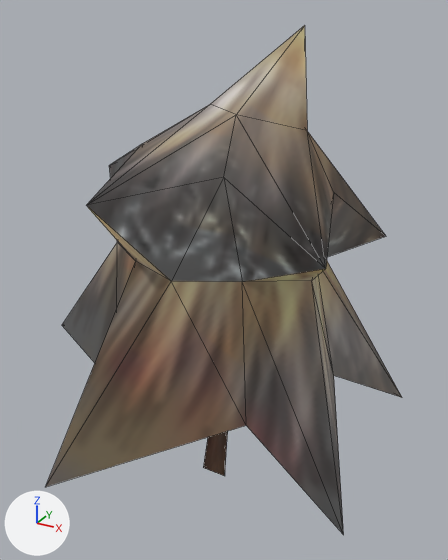
The FBX model Proyecto_Unity/Assets/Models/Plantas/Pinos Arbol 04.fbx as it was, and as the next commit left it.
One viewpoint serves both versions: a 50 mm lens placed at (0.0417, -0.0094, 0.0285), pointed at (0.0248, 0.0212, 0.0132). Arrows for +X, +Y and +Z are at lower left; the lights stay in place. Mesh edges are drawn as thin lines. Where no turn or scale is listed for an object, it has been applied to the vertices.

In view in the first picture: 'pino4'.
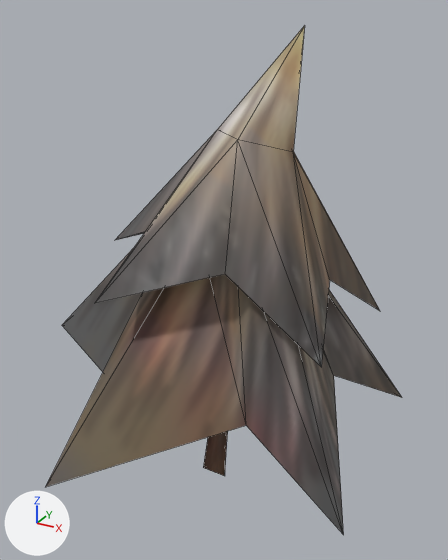
Changed parts and their boxes (x1, y1, x2, y2) in the pictures (448 x 560 px):
'pino4', reshaped
    before: (45, 25, 402, 535)
    after: (46, 25, 402, 535)

Patch to the scene script:
```diff
--- a/Proyecto_Unity/Assets/Models/Plantas/Pinos Arbol 04.fbx.py
+++ b/Proyecto_Unity/Assets/Models/Plantas/Pinos Arbol 04.fbx.py
@@ me_pino4 @@
 # used by ob_pino4; location = (0.02473, 0.02065, -0.00043)
-me_pino4.from_pydata(...)  # 40 vertices, 63 faces; spans x -0.0131..0.011, y -0.0124..0.0124, z -0.0005..0.0281
+me_pino4.from_pydata(...)  # 40 vertices, 43 faces; spans x -0.0131..0.011, y -0.0124..0.0124, z -0.0005..0.0281
+# me_pino4 part 1
+# 20 faces are deleted
+# 25 vertices move from x -0.0087..0.0083, y -0.0082..0.0105, z 0.0147..0.0239 to x -0.0088..0.0085, y -0.0082..0.0106, z 0.0107..0.0225
 me_pino4.materials.append(mat_pinos__pino_uvs_png)
```
